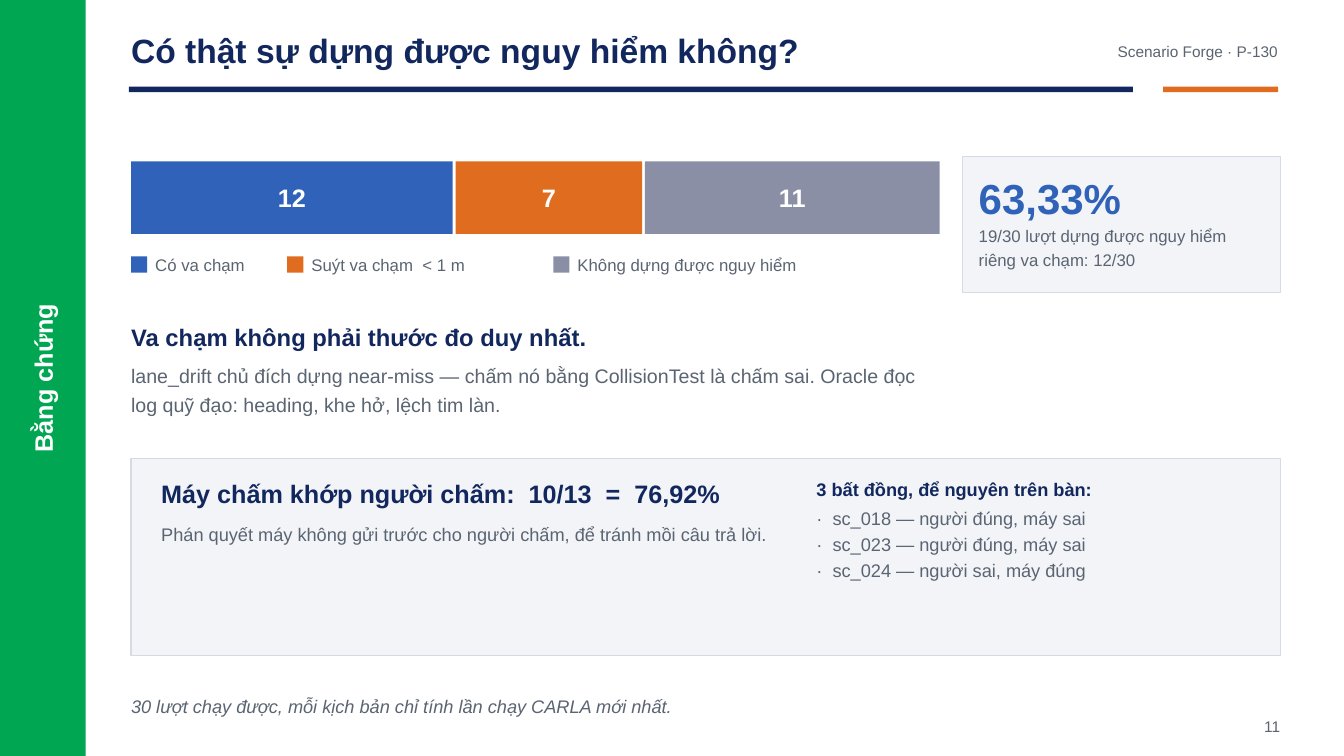
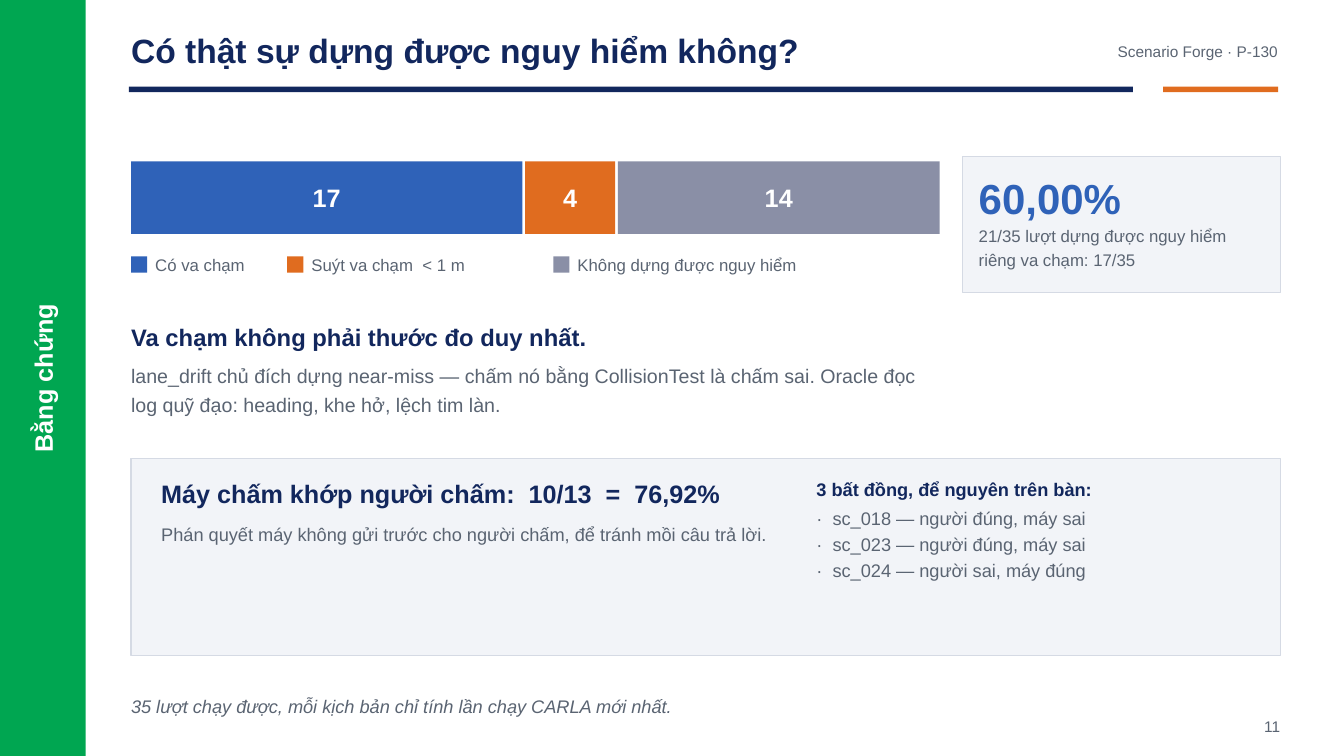
Before and after one commit to Menakanchi/nextjs-boilerplate, a slide deck: slide 11 of presentation/pitch_deck.pptx. Drawn at 1344x756 pixels with LibreOffice and Linux fonts; fonts in the diff are those of the drawing. Boxes give left, top, right and bottom in pixels: in the first picture for what was removed or moved away, otherwise in the second. Text is boxed around its words. In the diff, an @@ line names an element or a change of style, - is before the commit and + after.

```diff
--- a/presentation/pitch_deck.pptx
+++ b/presentation/pitch_deck.pptx
@@ rectangle: place and size @@
-rectangle at (131,161,453,234)
+rectangle at (131,161,522,234)
@@ rectangle: place and size @@
-rectangle at (456,161,642,234)
+rectangle at (525,161,615,234)
@@ rectangle: place and size @@
-rectangle at (645,161,940,234)
+rectangle at (618,161,940,234)
@@ text at (313,189,341,207): text changed @@
-12
+17
@@ text at (563,189,577,207): text changed @@
-7
+4
@@ text at (765,190,793,207): text changed @@
-11
+14
@@ text at (979,184,1226,270): text changed @@
-63,33%
-19/30 lượt dựng được nguy hiểm
-riêng va chạm: 12/30
+60,00%
+21/35 lượt dựng được nguy hiểm
+riêng va chạm: 17/35
@@ text at (131,699,671,717): text changed @@
-30 lượt chạy được, mỗi kịch bản chỉ tính lần chạy CARLA mới nhất.
+35 lượt chạy được, mỗi kịch bản chỉ tính lần chạy CARLA mới nhất.
```
Also in this commit, not shown: 4 other slides changed, 2 other files.
